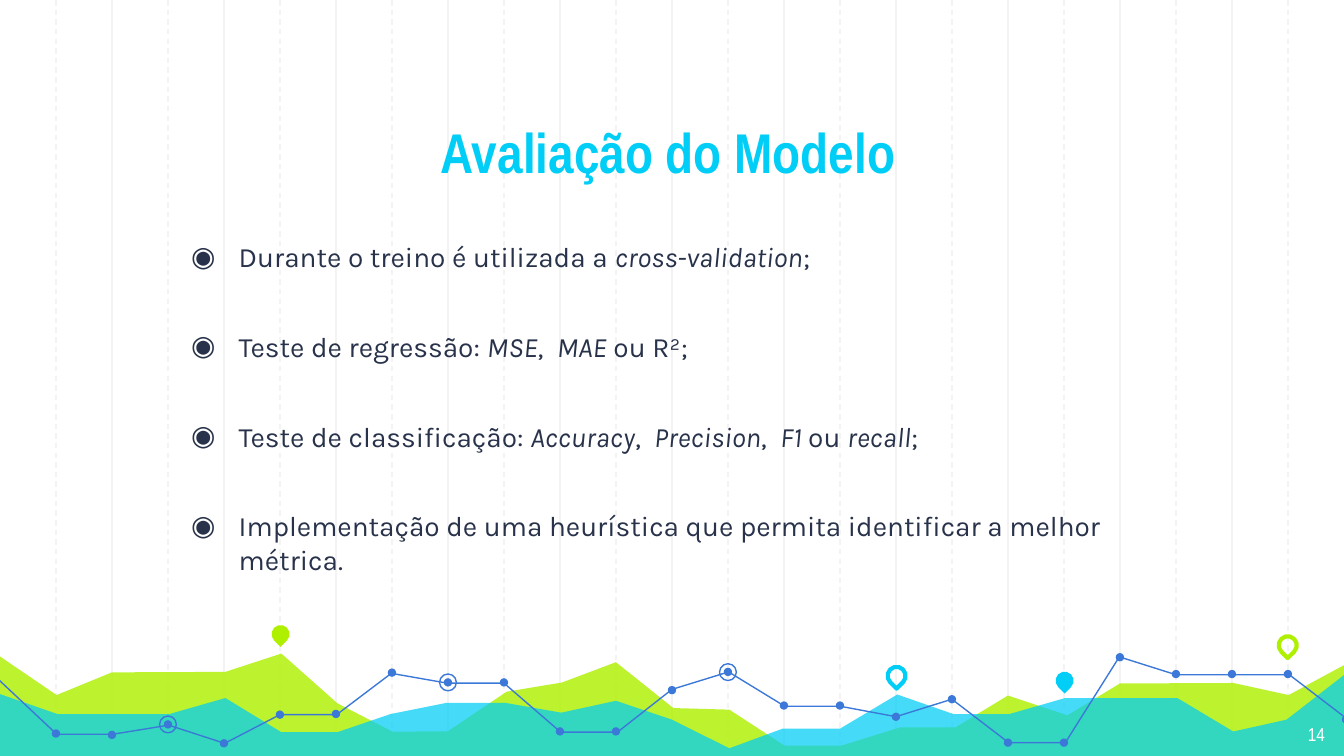
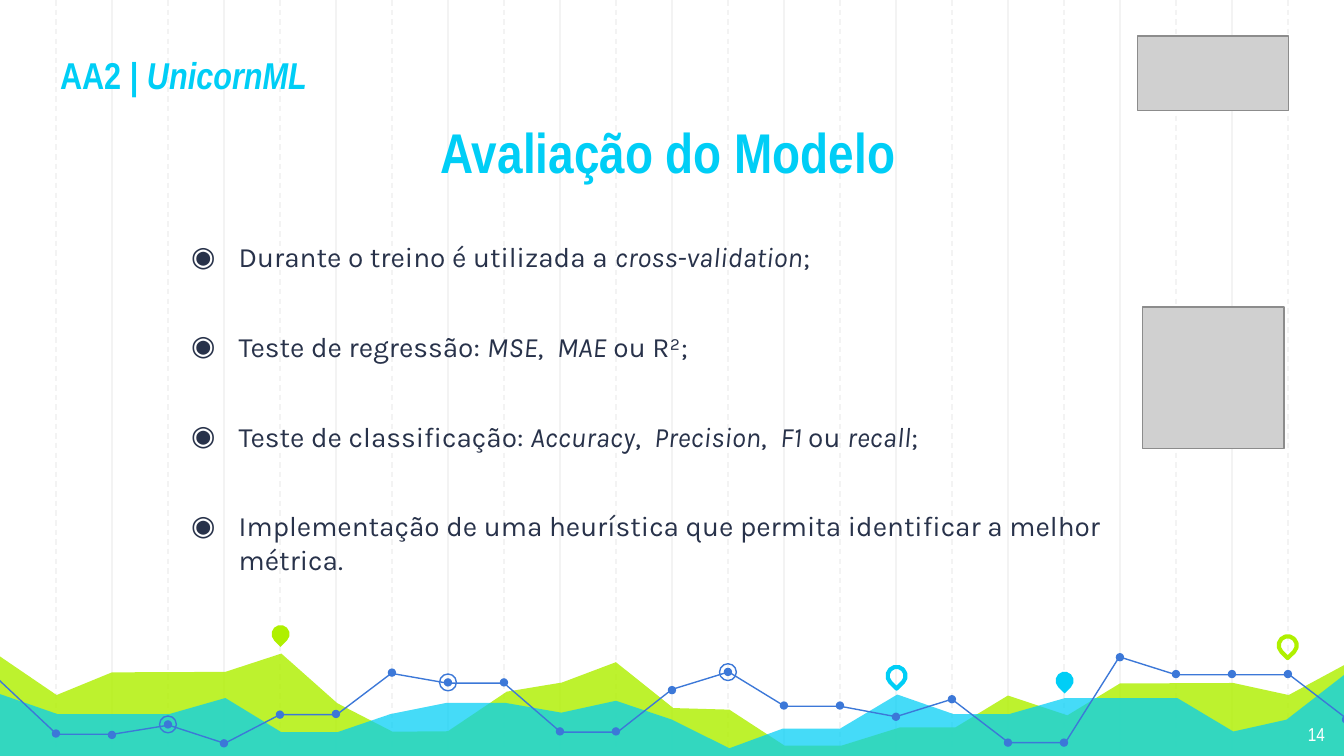
Before and after one commit to Nelson198/AA2, a slide deck: slide 14 of Presentation/Presentation.pptx. Drawn at 1344x756 pixels with LibreOffice and Linux fonts; fonts in the diff are those of the drawing; grey boxes stand for pictures. Boxes give left, top, right and bottom in pixels: in the first picture for what was removed or moved away, otherwise in the second. Text is boxed around its words. In the diff, an @@ line names an element or a change of style, - is before the commit and + after.

```diff
--- a/Presentation/Presentation.pptx
+++ b/Presentation/Presentation.pptx
@@ picture added at box(1138, 36, 1289, 112) @@
@@ title added at box(60, 62, 307, 90), 20 pt, text #00CEF6, bold, italic @@
+AA2 | UnicornML
@@ picture added at box(1142, 308, 1284, 449) @@
```
Also in this commit, not shown: 11 other slides changed, 1 slide added, 3 slides removed.
